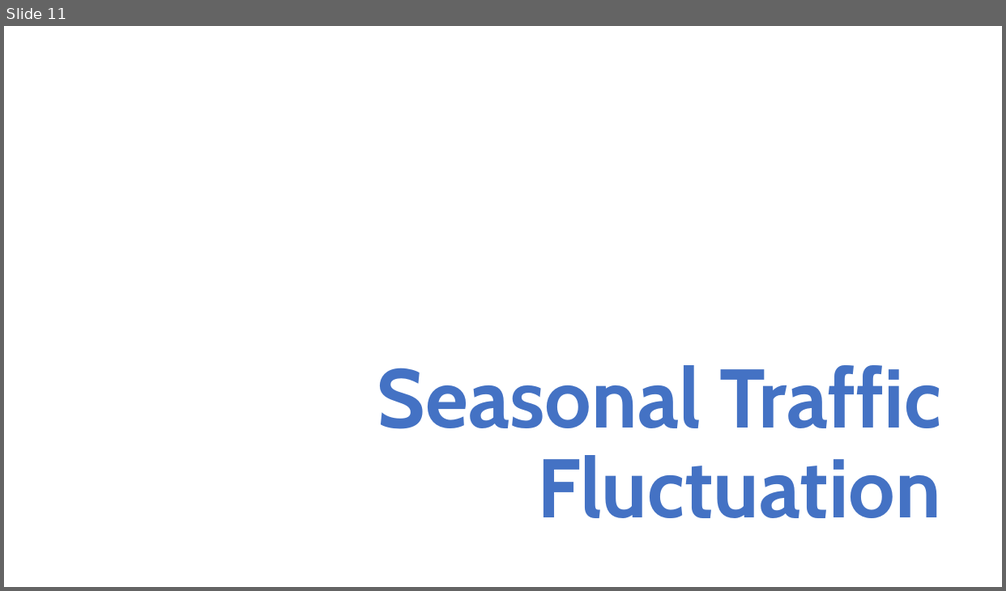
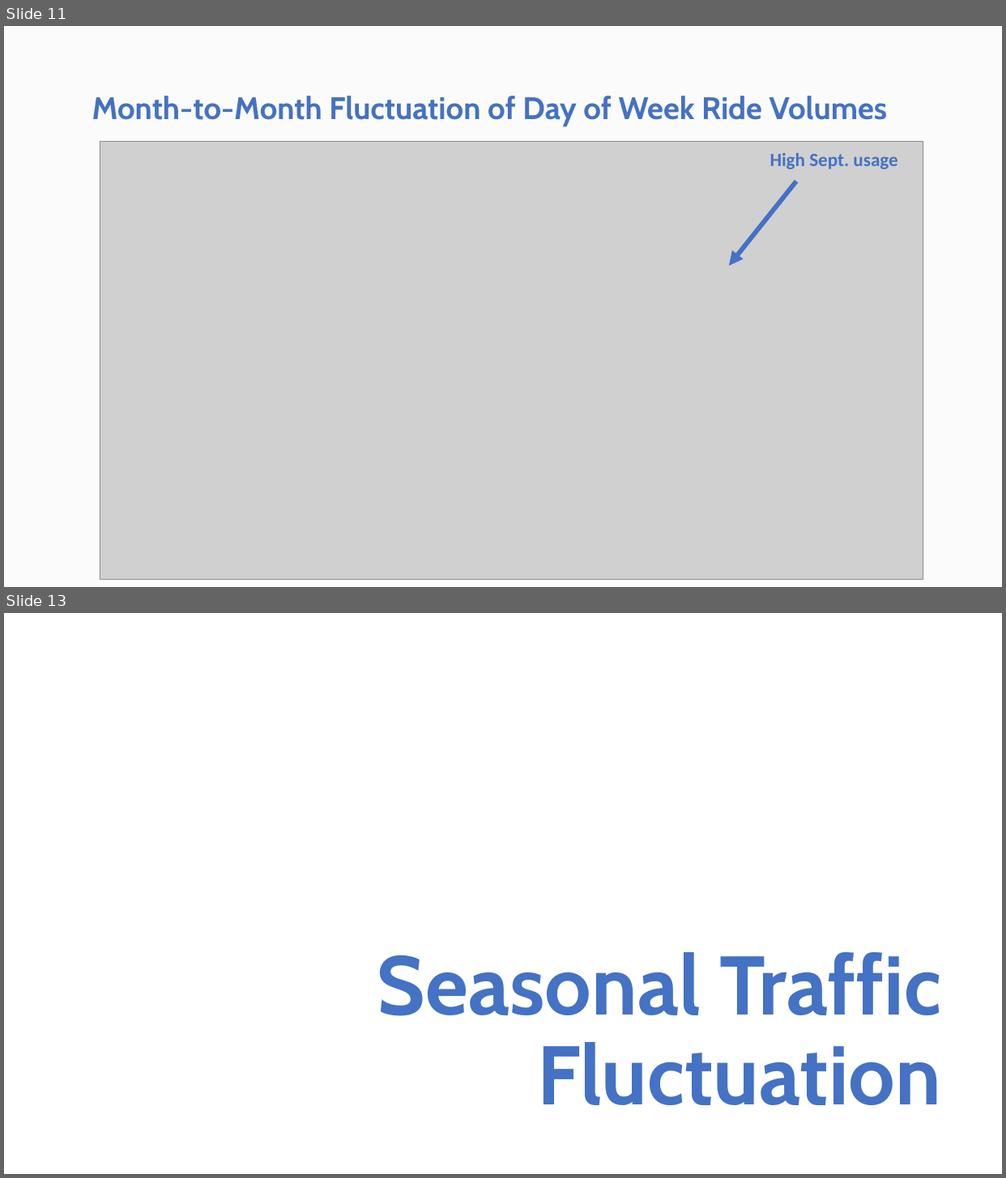
Before and after one commit to ContextLab/storytelling-with-data, a slide deck: data-stories/uber-nyc/UBER Presentation.pptx. Shown one above the other, each under a label of ours: slide 11 before the commit, slides 11 and 13 after it; the slides between them are not shown. The pictures are 1006x591 and 1006x1178 pixels, drawn with LibreOffice and Linux fonts; fonts in the diff are those of the drawing; grey boxes stand for pictures. Boxes give left, top, right and bottom in pixels: in the first picture for what was removed or moved away, otherwise in the second. Text is boxed around its words. In the diff, an @@ line names an element or a change of style, - is before the commit and + after.

```diff
--- a/data-stories/uber-nyc/UBER Presentation.pptx
+++ b/data-stories/uber-nyc/UBER Presentation.pptx
@@ slide 11 added at <box>4,26,1002,587</box>, background #FBFBFB @@
@@ title added at <box>92,96,888,127</box>, 30 pt, text #4472C4, bold @@
+Month-to-Month Fluctuation of Day of Week Ride Volumes
@@ picture added at <box>100,141,923,580</box> @@
@@ text added at <box>770,153,897,169</box>, 18 pt, text #4472C4, bold @@
+High Sept. usage
@@ arrow added from (796, 182) to (730, 266), #4472C4 4.5 pt @@
@@ what was slide 11 is now slide 13 @@
```
Also in this commit, not shown: 2 slides changed, 2 other slides added, 1 slide removed.
